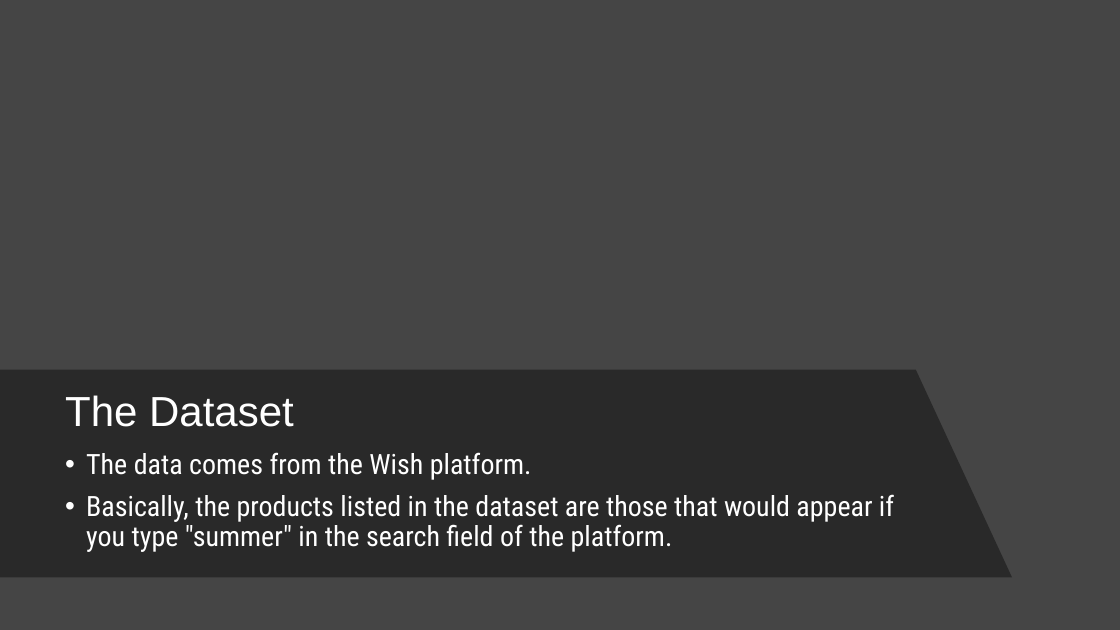
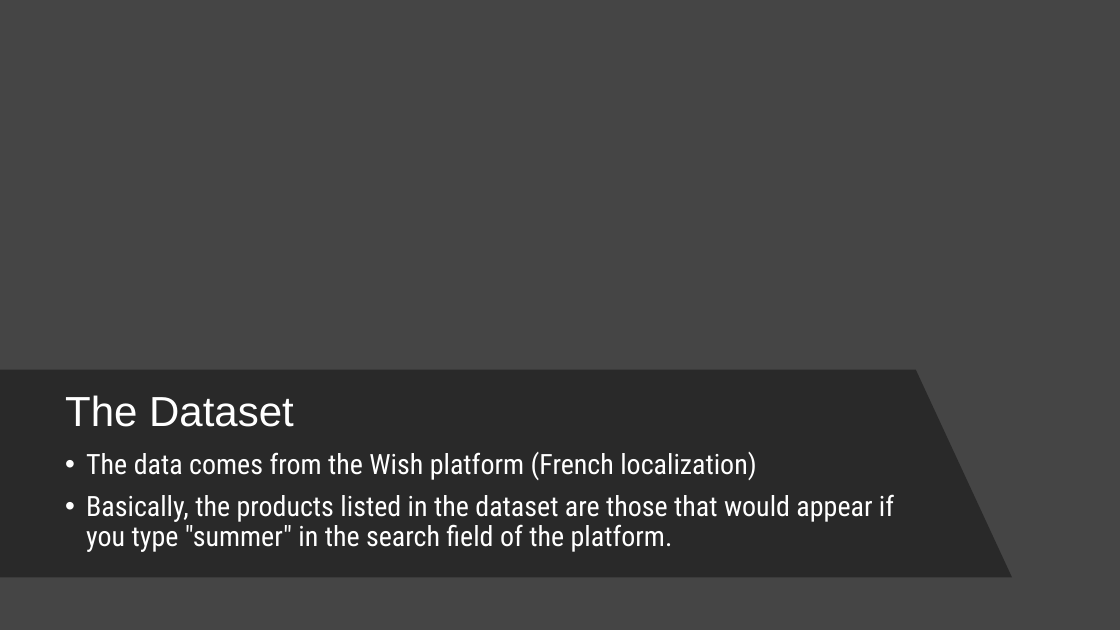
Before and after one commit to criosch1/Capstone_Final_Wish, a slide deck: slide 3 of Wish_final_presentation.pptx. Drawn at 1120x630 pixels with LibreOffice and Linux fonts; fonts in the diff are those of the drawing; background and template pictures are left out. Boxes give left, top, right and bottom in pixels: in the first picture for what was removed or moved away, otherwise in the second. Text is boxed around its words. In the diff, an @@ line names an element or a change of style, - is before the commit and + after.

```diff
--- a/Wish_final_presentation.pptx
+++ b/Wish_final_presentation.pptx
@@ text at bbox=[86, 452, 756, 480]: text changed @@
-• The data comes from the Wish platform.
+• The data comes from the Wish platform (French localization)
```
Also in this commit, not shown: 1 other slide changed, 4 slides added, 4 slides removed.
